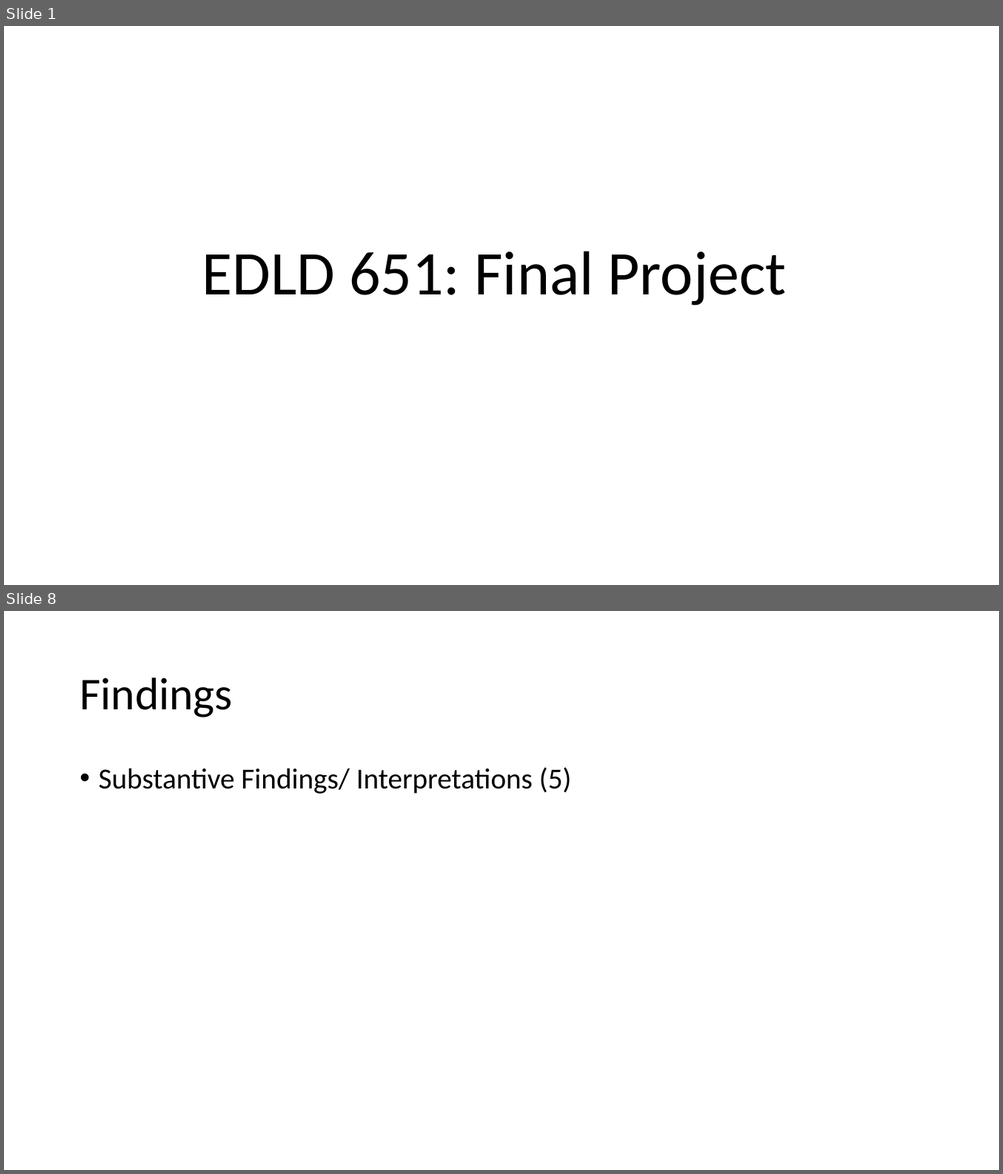
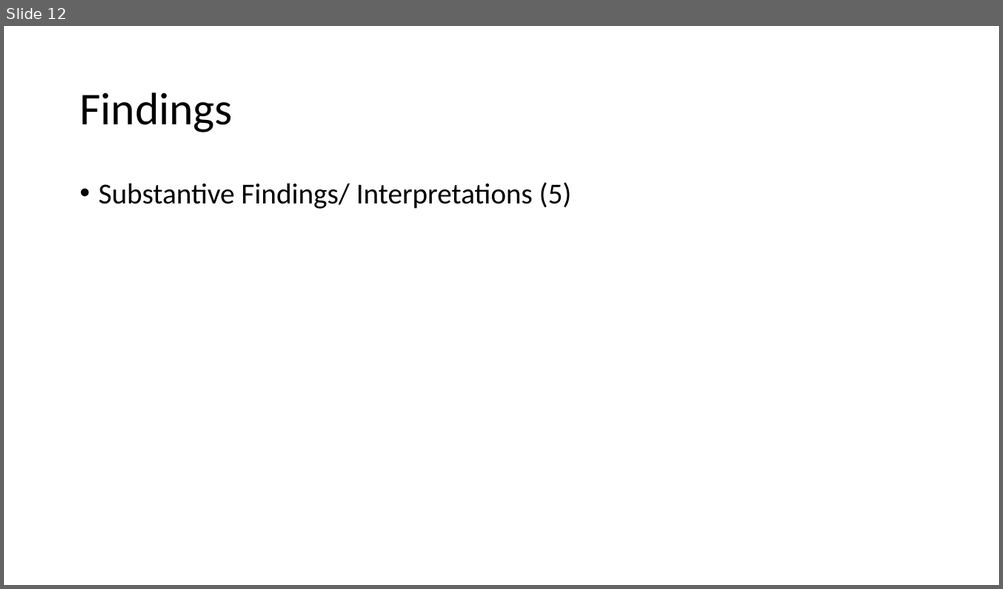
Before and after one commit to apedraza1234/socialfear, a slide deck: class_presentation.pptx. Shown one above the other, each under a label of ours: slides 1 and 8 before the commit, slide 12 after it; the slides between them are not shown. The pictures are 1003x1174 and 1003x589 pixels, drawn with LibreOffice and Linux fonts; fonts in the diff are those of the drawing. Boxes give left, top, right and bottom in pixels: in the first picture for what was removed or moved away, otherwise in the second. Text is boxed around its words. In the diff, an @@ line names an element or a change of style, - is before the commit and + after.

```diff
--- a/class_presentation.pptx
+++ b/class_presentation.pptx
@@ slide 1 removed at (4,26,999,585), background #FFFFFF @@
@@ title removed at (202,251,786,306) @@
-EDLD 651: Final Project
@@ what was slide 8 is now slide 12 @@
```
Also in this commit, not shown: 3 slides changed, 8 slides added, 3 other slides removed, 4 other files.
